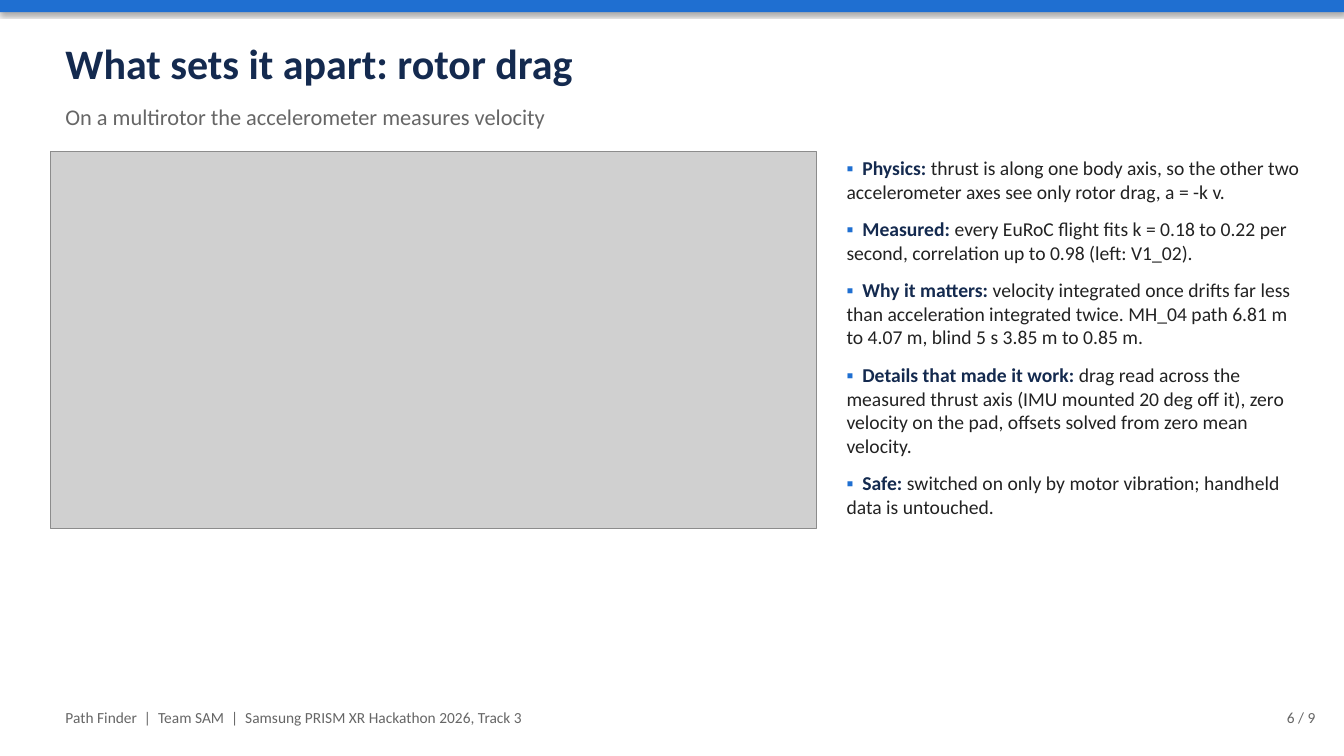
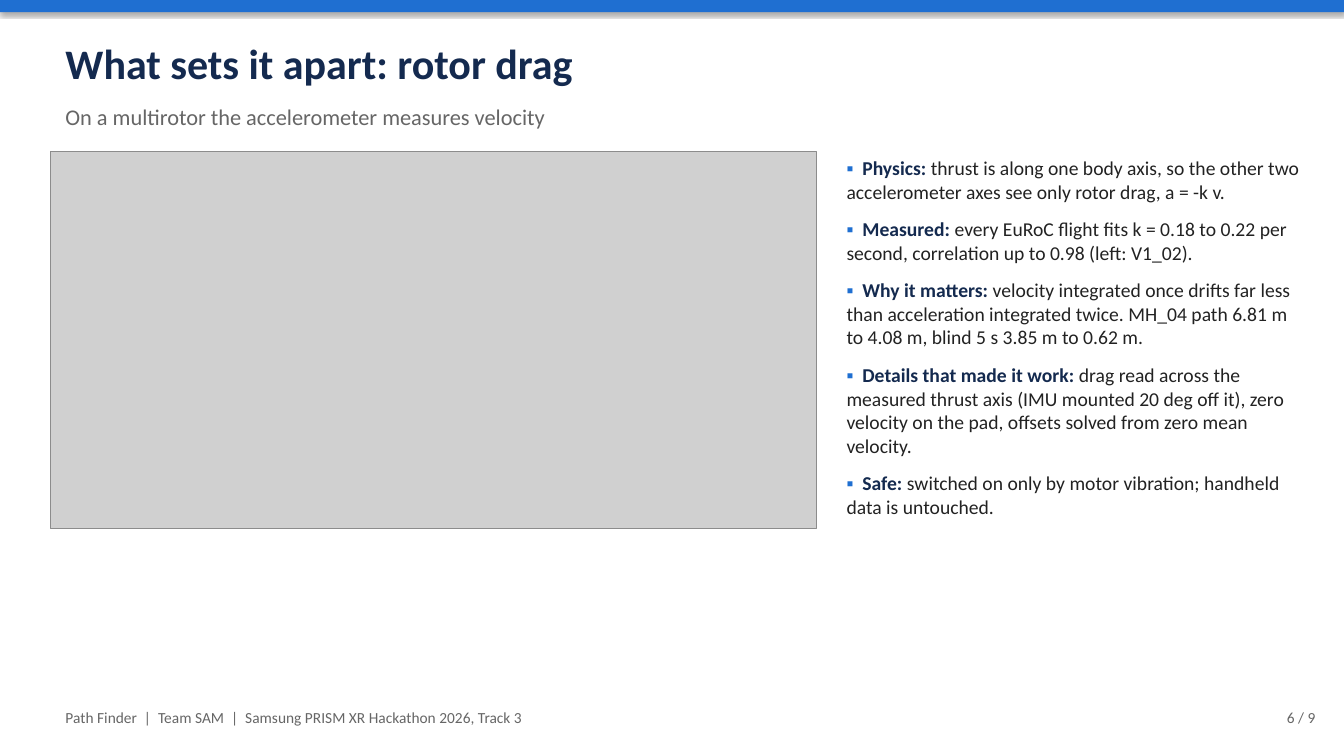
Before and after one commit to aniruddhamookerjee/Samsung-Prism, a slide deck: slide 6 of presentation/SRMIST_KTR_SAM.pptx. Drawn at 1344x756 pixels with LibreOffice and Linux fonts; fonts in the diff are those of the drawing; grey boxes stand for pictures. Boxes give left, top, right and bottom in pixels: in the first picture for what was removed or moved away, otherwise in the second. Text is boxed around its words. In the diff, an @@ line names an element or a change of style, - is before the commit and + after.

Commit message:
submission: trajectory regenerated; metadata, guides, slides updated (blind target 90%, drag offset 0.3)

```diff
--- a/presentation/SRMIST_KTR_SAM.pptx
+++ b/presentation/SRMIST_KTR_SAM.pptx
@@ text at box(847, 283, 1291, 347): text changed @@
-▪ Why it matters: velocity integrated once drifts far less than acceleration integrated twice. MH_04 path 6.81 m to 4.07 m, blind 5 s 3.85 m to 0.85 m.
+▪ Why it matters: velocity integrated once drifts far less than acceleration integrated twice. MH_04 path 6.81 m to 4.08 m, blind 5 s 3.85 m to 0.62 m.
```
Also in this commit, not shown: 1 other slide changed, 6 other files.
